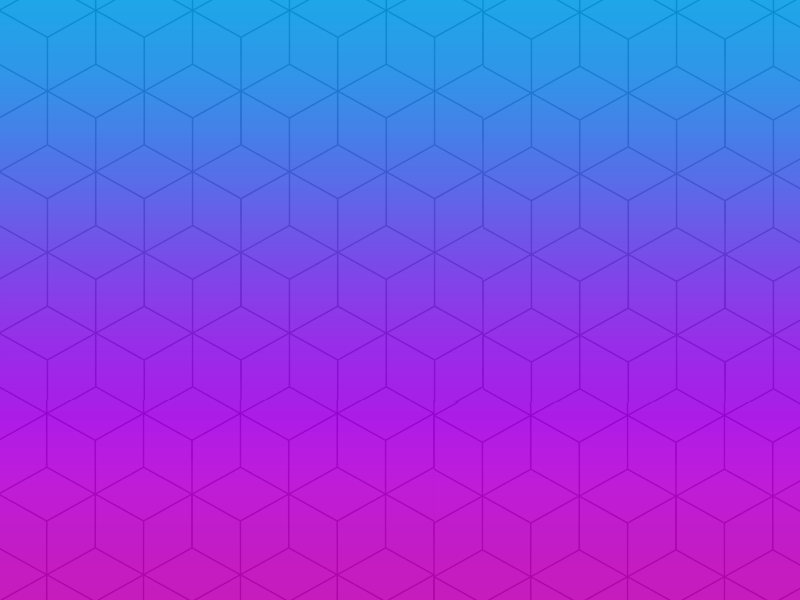
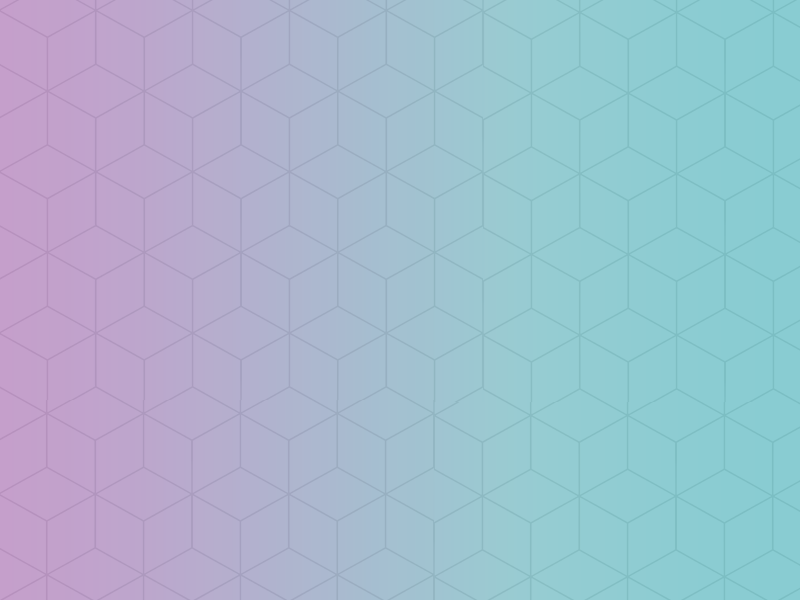
Comparing the layer stacks of the two w=800, h=600 images. Changes:
added layer "Layer 0 copy" above "Layer 0" over [0, 0, 800, 600]
hid "Layer 0" over [0, 0, 800, 600]
